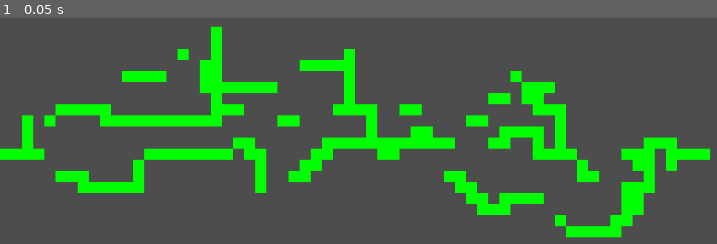
Above: before the commit, frame 1.
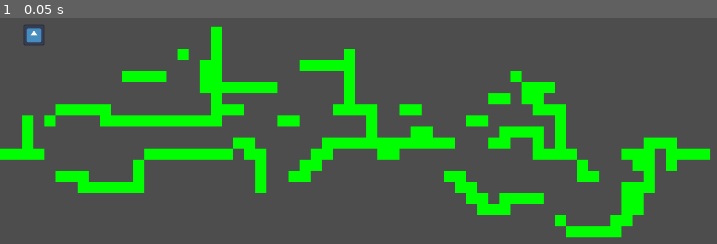
Above: after the commit, the same moment.

Repository: Patch-lnd/viby
Game: Godot game, scene res://main.tscn
Two runs of this game, one before a commit and one after it. Both use one fixed random seed, a clock stepped at 60 frames per second and the inputs below. The engine's default icon, where the game draws it, is replaced by a stand-in: a white triangle on a blue panel in a dark square.
Inputs:
- Up to frame 1 (0.05 s): no input

The runs differ from the first frame. In frame 1, 0.2% of the frame differs, in the area x 3-7%, y 3-12%.

Commit message:
redirectig the scriptto the player and not Layer

Diff:
--- a/main.tscn
+++ b/main.tscn
@@ -3,8 +3,36 @@
 [ext_resource type="Texture2D" uid="uid://cnpdq75ut3vnd" path="res://icon.svg" id="1_ig7tw"]
 [ext_resource type="Texture2D" uid="uid://btmvoanxxs1f5" path="res://green.png" id="2_0xm2m"]
 
+[sub_resource type="GDScript" id="GDScript_0xm2m"]
+script/source = "extends CharacterBody2D
+
+
+const SPEED = 400.0
+const JUMP_VELOCITY = -900.0
+
+
+func _physics_process(delta: float) -> void:
+	# Add the gravity.
+	if not is_on_floor():
+		velocity += get_gravity() * delta
+
+	# Handle jump.
+	if Input.is_action_just_pressed(\"jump\") and is_on_floor():
+		velocity.y = JUMP_VELOCITY
+
+	# Get the input direction and handle the movement/deceleration.
+	# As good practice, you should replace UI actions with custom gameplay actions.
+	var direction := Input.get_axis(\"left\", \"right\")
+	if direction:
+		velocity.x = direction * SPEED
+	else:
+		velocity.x = move_toward(velocity.x, 0, 12)
+
+	move_and_slide()
+"
+
 [sub_resource type="RectangleShape2D" id="RectangleShape2D_0xm2m"]
-size = Vector2(29.5, 34.25)
+size = Vector2(33.5, 33.5625)
 
 [sub_resource type="TileSetAtlasSource" id="TileSetAtlasSource_h2yge"]
 texture = ExtResource("2_0xm2m")
@@ -247,51 +275,23 @@
 physics_layer_0/collision_layer = 1
 sources/0 = SubResource("TileSetAtlasSource_h2yge")
 
-[sub_resource type="GDScript" id="GDScript_0xm2m"]
-script/source = "extends CharacterBody2D
-
-
-const SPEED = 300.0
-const JUMP_VELOCITY = -400.0
-
-
-func _physics_process(delta: float) -> void:
-	# Add the gravity.
-	if not is_on_floor():
-		velocity += get_gravity() * delta
-
-	# Handle jump.
-	if Input.is_action_just_pressed(\"jump\") and is_on_floor():
-		velocity.y = JUMP_VELOCITY
-
-	# Get the input direction and handle the movement/deceleration.
-	# As good practice, you should replace UI actions with custom gameplay actions.
-	var direction := Input.get_axis(\"left\", \"right\")
-	if direction:
-		velocity.x = direction * SPEED
-	else:
-		velocity.x = move_toward(velocity.x, 0, SPEED)
-
-	move_and_slide()
-"
-
 [node name="Main" type="Node2D"]
 
 [node name="Player" type="CharacterBody2D" parent="."]
 position = Vector2(1, 4)
+script = SubResource("GDScript_0xm2m")
 
 [node name="Sprite2D" type="Sprite2D" parent="Player"]
 
 [node name="CollisionShape2D" type="CollisionShape2D" parent="Player"]
-position = Vector2(-22.75, 256.125)
+position = Vector2(47.25, 136.219)
 shape = SubResource("RectangleShape2D_0xm2m")
 
 [node name="Icon" type="Sprite2D" parent="."]
-position = Vector2(-23.5, 258.875)
-scale = Vector2(0.304687, 0.279297)
+position = Vector2(49, 140)
+scale = Vector2(0.238281, 0.237793)
 texture = ExtResource("1_ig7tw")
 
 [node name="TileMapLayer" type="TileMapLayer" parent="."]
-tile_map_data = PackedByteArray("AAAFAA8AAAABAAEAAAAGAA8AAAA …(2911 unchanged characters)… ABAAEAAAACABAAAAABAAEAAAAEABAAAAABAAEAAAD//xMAAAAAAAEAAAD+/xMAAAAAAAEAAAD+/xIAAAAAAAEAAAD9/xIAAAAAAAEAAAD9/xMAAAAAAAEAAAD8/xMAAAAAAAEAAAD7/xMAAAAAAAEAAAA=")
+tile_map_data = PackedByteArray("AAAFAA8AAAABAAEAAAAGAA8AAAA …(2911 unchanged characters)… ABAAEAAAACABAAAAABAAEAAAAEABAAAAABAAEAAAA=")
 tile_set = SubResource("TileSet_1bvp3")
-script = SubResource("GDScript_0xm2m")
